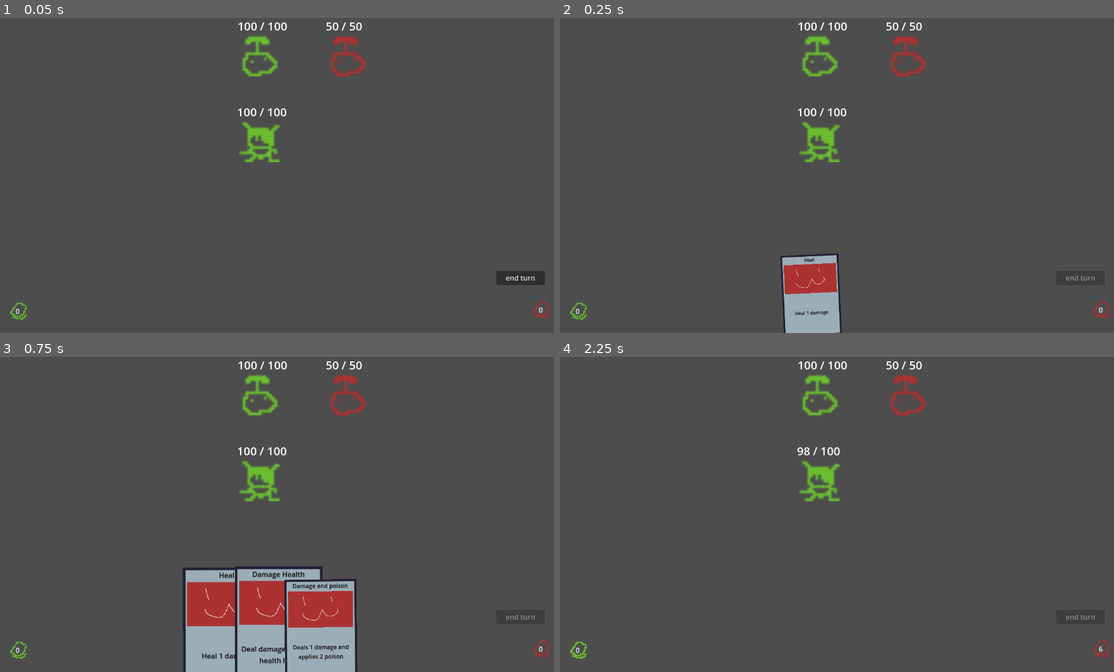
Above: before the commit, frames 1-4 (two rows, left to right).
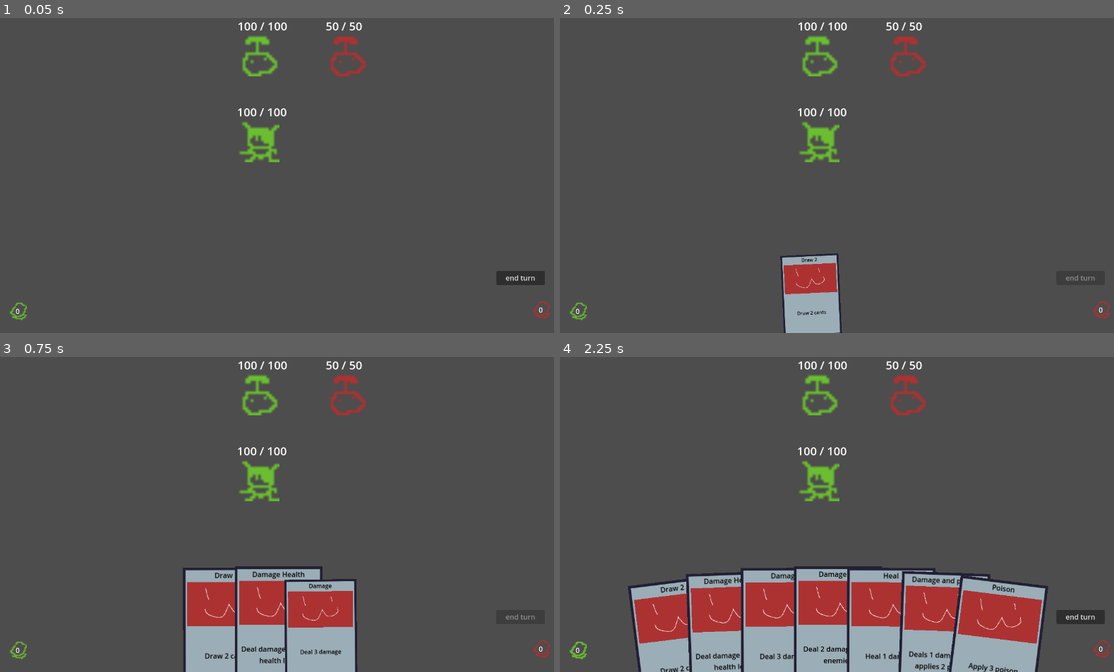
Above: after the commit, the same moments.

Repository: Saplings-Projects/1M_sub
Game: Godot game, scene res://#Scenes/TestingScene.tscn
Two runs of this game, one before a commit and one after it. Both use one fixed random seed, a clock stepped at 60 frames per second and the inputs below.
Inputs (mouse positions are in pixels of both pictures, inside the frame that each line leads up to):
- Up to frame 1 (0.05 s): no input
- Up to frame 2 (0.25 s): no input
- Up to frame 3 (0.75 s): click (254, 627) at 0.52 s
- Up to frame 4 (2.25 s): click (1080, 618) at 1.25 s, where only the run before the commit has a clickable "end turn"; click "0" at 2 s

Frame 1 is identical in both runs. In frame 2, less than 0.1% of the frame differs, in the area x 42-49%, y 76-95%; in frame 3, 0.4%; in frame 4, 23%, in the area x 12-98%, y 28-100%.

Commit message:
Issue-26: Update test_health.gd to use the cards, fix a big with Damage All card by adding EffectDamageAll.gd

Diff:
--- a/#Scenes/TestingScene.tscn
+++ b/#Scenes/TestingScene.tscn
@@ -1,8 +1,9 @@
-[gd_scene load_steps=15 format=3 uid="uid://b60uabg68ra1l"]
+[gd_scene load_steps=16 format=3 uid="uid://b60uabg68ra1l"]
 
 [ext_resource type="PackedScene" uid="uid://clmg3l3n28x38" path="res://Entity/Player/Player.tscn" id="3_4psp7"]
 [ext_resource type="PackedScene" uid="uid://dpjfy4pv0vxst" path="res://Cards/CardContainer.tscn" id="3_e7sws"]
 [ext_resource type="Resource" uid="uid://dxgoopi1roxu4" path="res://Cards/Resource/Card_Damage.tres" id="4_wvn3v"]
+[ext_resource type="Resource" uid="uid://0x385c3nuq8f" path="res://Cards/Resource/Card_DamageAll.tres" id="5_j1lqt"]
 [ext_resource type="Resource" uid="uid://5yn4t13kwwoo" path="res://Cards/Resource/Card_DamageHealth.tres" id="6_4124l"]
 [ext_resource type="Resource" uid="uid://d4lugn62mmlep" path="res://Cards/Resource/Card_DrawCards.tres" id="7_smkw8"]
 [ext_resource type="PackedScene" uid="uid://bcpmrmofcilbn" path="res://Core/Battler.tscn" id="8_qtw1k"]
@@ -42,7 +43,7 @@
 anchor_bottom = 1.0
 grow_horizontal = 2
 grow_vertical = 0
-default_deck = Array[Resource("res://Cards/CardBase.gd")]([ExtResource("4_wvn3v"), ExtResource("6_4124l"), ExtResource("7_smkw8"), ExtResource("9_ojxic"), ExtResource("8_x6t2k"), ExtResource("10_w0xgm")])
+default_deck = Array[Resource("res://Cards/CardBase.gd")]([ExtResource("4_wvn3v"), ExtResource("6_4124l"), ExtResource("7_smkw8"), ExtResource("9_ojxic"), ExtResource("8_x6t2k"), ExtResource("10_w0xgm"), ExtResource("5_j1lqt")])
 starting_hand_size = 10
 max_hand_width = 900.0
 min_card_separation = 90.0
--- /dev/null
+++ b/Cards/Effects/EffectDamageAll.gd
@@ -0,0 +1,9 @@
+class_name EffectDamageAll extends EffectBase
+
+func apply_effect(caster: Entity, target: Entity, value: int) -> void:
+	var target_damage_data: DealDamageData = DealDamageData.new()
+	var party = target.get_party_component().party
+	target_damage_data.damage = value
+	target_damage_data.caster = caster
+	for party_target in party:
+		party_target.get_health_component().deal_damage(target_damage_data)
--- a/Cards/Resource/Card_DamageAll.tres
+++ b/Cards/Resource/Card_DamageAll.tres
@@ -1,10 +1,20 @@
-[gd_resource type="Resource" script_class="CardBase" load_steps=2 format=3 uid="uid://0x385c3nuq8f"]
+[gd_resource type="Resource" script_class="CardBase" load_steps=6 format=3 uid="uid://0x385c3nuq8f"]
 
+[ext_resource type="Script" path="res://Cards/Effects/EffectDamageAll.gd" id="1_5m74j"]
 [ext_resource type="Script" path="res://Cards/CardBase.gd" id="1_j02oq"]
+[ext_resource type="Script" path="res://Cards/Effects/EffectData.gd" id="2_kr6on"]
+
+[sub_resource type="Resource" id="Resource_1loka"]
+script = ExtResource("1_5m74j")
+
+[sub_resource type="Resource" id="Resource_s752v"]
+script = ExtResource("2_kr6on")
+effect = SubResource("Resource_1loka")
+value = 2
 
 [resource]
 script = ExtResource("1_j02oq")
 application_type = null
 card_title = "Damage All"
 card_description = "Deal 2 damage to all enemies"
-card_effects_data = null
+card_effects_data = Array[ExtResource("2_kr6on")]([SubResource("Resource_s752v")])
--- a/Tests/test_health.gd
+++ b/Tests/test_health.gd
@@ -7,6 +7,7 @@
 var _battler_scene: PackedScene = load("res://Core/Battler.tscn")
 var _player: Entity = null
 var _enemy: Entity = null
+var _enemy_2: Entity = null
 var _battler: Battler = null
 var _player_health_component: HealthComponent = null
 var _enemy_health_component: HealthComponent = null
@@ -15,10 +16,12 @@
 func before_each():
 	_player = _player_scene.instantiate()
 	_enemy = _enemy_scene.instantiate()
+	_enemy_2 = _enemy_scene.instantiate()
 	_battler = _battler_scene.instantiate()
 
 	get_tree().root.add_child(_player)
 	get_tree().root.add_child(_enemy)
+	get_tree().root.add_child(_enemy_2)
 	get_tree().root.add_child(_battler)
 
 	_player_health_component = _player.get_health_component()
@@ -28,6 +31,7 @@
 func after_each():
 	_player.queue_free()
 	_enemy.queue_free()
+	_enemy_2.queue_free()
 	_battler.queue_free()
 
 
@@ -149,3 +153,64 @@
 
 	poison_status.on_turn_start()
 	assert_eq(_enemy_health_component.current_health, 99.0)
+
+func test_card_damage_all():
+	_enemy.get_party_component().set_party([_enemy, _enemy_2])
+	var card_damage_all: CardBase = load("res://Cards/Resource/Card_DamageAll.tres")
+
+	card_damage_all.on_card_play(_player, _enemy)
+	assert_eq(_enemy_health_component.current_health, 98.0)
+	assert_eq(_enemy_2.get_health_component().current_health, 98.0)
+
+func test_card_damage():
+	var card_damage: CardBase = load("res://Cards/Resource/Card_Damage.tres")
+	card_damage.on_card_play(_player, _enemy)
+
+	assert_eq(_enemy_health_component.current_health, 97.0)
+
+func test_card_damage_health():
+	_player.get_health_component()._set_health(90.0)
+	var card_damage_health: CardBase = load("res://Cards/Resource/Card_DamageHealth.tres")
+	card_damage_health.on_card_play(_player, _enemy)
+
+	assert_eq(_enemy_health_component.current_health, 90.0)
+
+func test_card_poison():
+	var card_poison: CardBase = load("res://Cards/Resource/Card_Poison.tres")
+
+	assert_eq(_enemy.get_status_component().current_status.size(), 0)
+	card_poison.on_card_play(_player, _enemy)
+	assert_eq(_enemy.get_status_component().current_status.size(), 1)
+
+	var status = _enemy.get_status_component().current_status[0]
+	assert_is(status, Debuff_Poison)
+	assert_eq(status.status_turn_duration, 3)
+
+	_enemy.get_status_component().apply_turn_start_status()
+	# May need to update once we have a better direction of what to do for poison, currently
+	# it deals only 1 damage per turn
+	assert_eq(_enemy_health_component.current_health, 99.0)
+
+func test_card_damage_and_poison():
+	var card_damage_and_poison: CardBase = load("res://Cards/Resource/Card_damage_and_poison.tres")
+
+	assert_eq(_enemy.get_status_component().current_status.size(), 0)
+	card_damage_and_poison.on_card_play(_player, _enemy)
+	assert_eq(_enemy.get_status_component().current_status.size(), 1)
+	assert_eq(_enemy_health_component.current_health, 99.0)
+
+	var status = _enemy.get_status_component().current_status[0]
+	assert_is(status, Debuff_Poison)
+	assert_eq(status.status_turn_duration, 2)
+
+	_enemy.get_status_component().apply_turn_start_status()
+	# May need to update once we have a better direction of what to do for poison, currently
+	# it deals only 1 damage per turn
+	assert_eq(_enemy_health_component.current_health, 98.0)
+
+func test_card_heal():
+	var card_heal: CardBase = load("res://Cards/Resource/Card_Heal.tres")
+	_player_health_component._set_health(95.0)
+	card_heal.on_card_play(_player, _player)
+
+	assert_eq(_player_health_component.current_health, 96.0)
